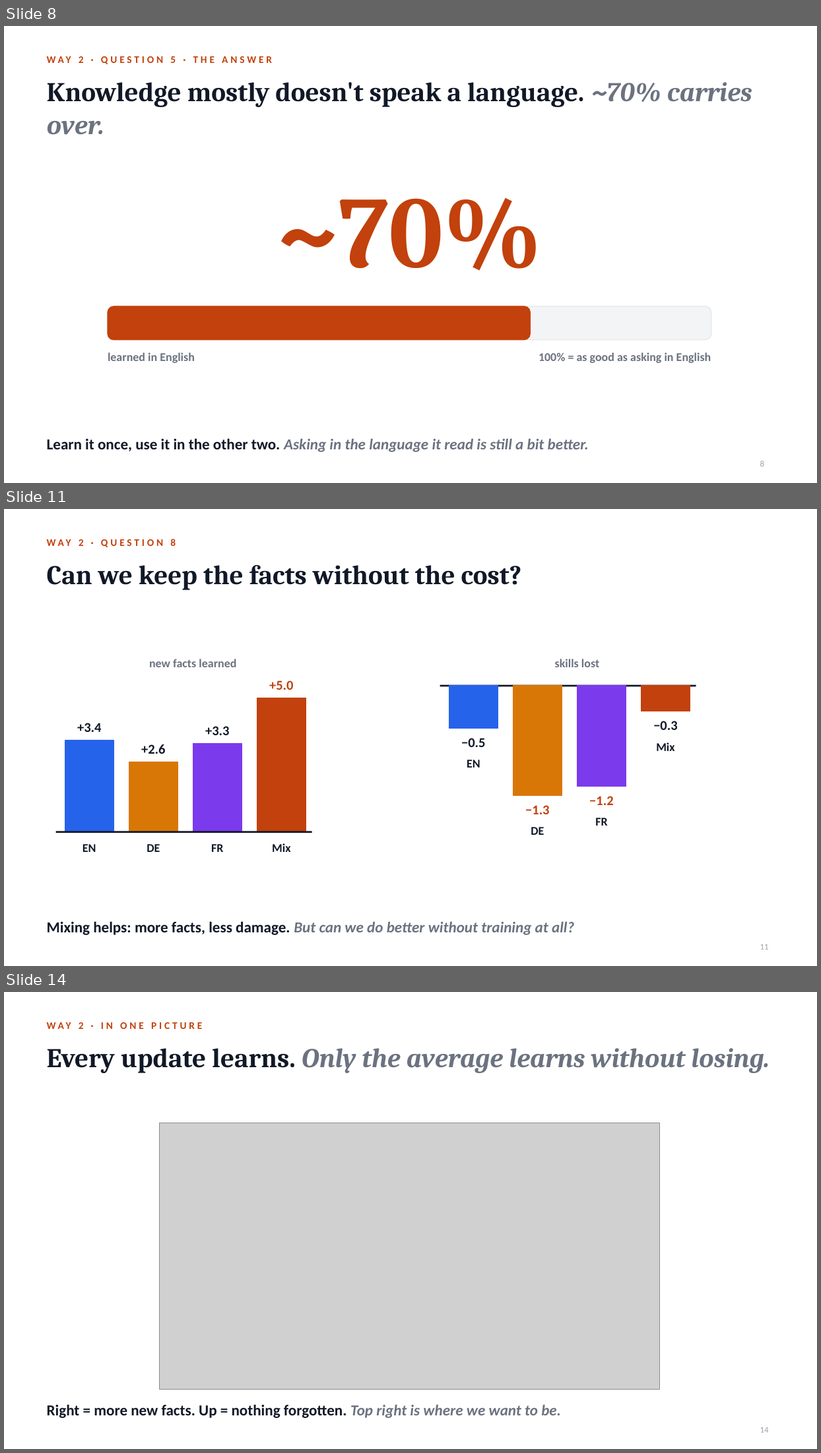
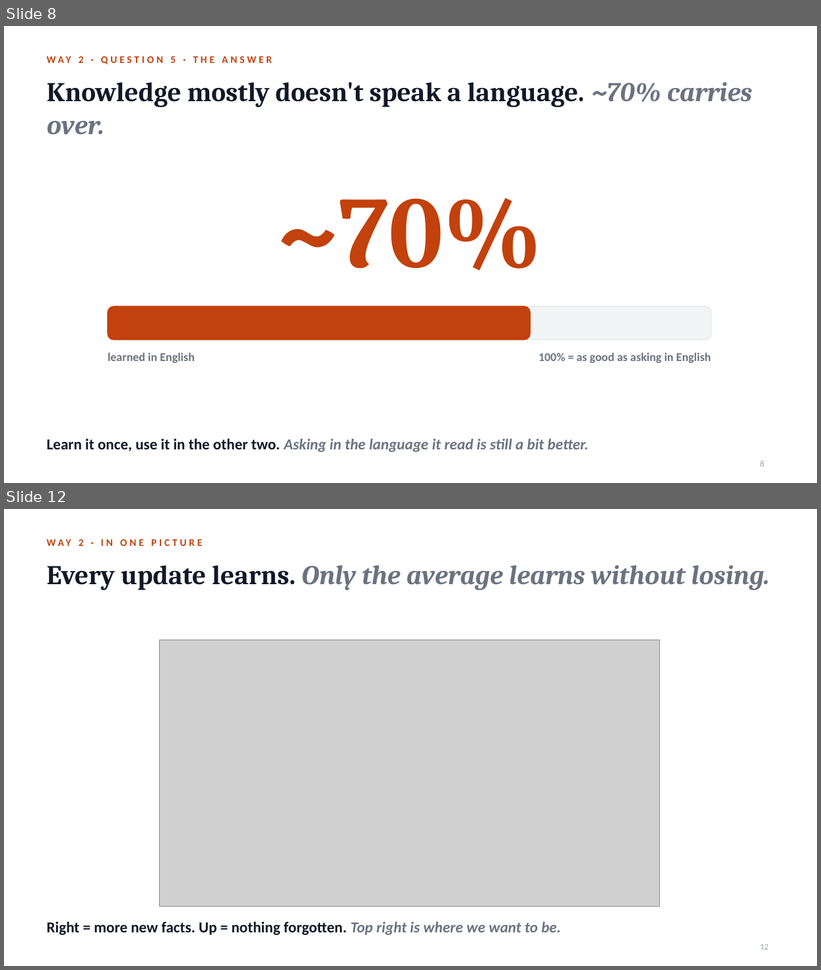
Before and after one commit to notagit3650/Claude_expo_repo_36501, a slide deck: slides/Retrain_or_teach.pptx. Shown one above the other, each under a label of ours: slides 8, 11 and 14 before the commit, slides 8 and 12 after it; the slides between them are not shown. The pictures are 821x1453 and 821x970 pixels, drawn with LibreOffice and Linux fonts; fonts in the diff are those of the drawing; grey boxes stand for pictures. Boxes give left, top, right and bottom in pixels: in the first picture for what was removed or moved away, otherwise in the second. Text is boxed around its words. In the diff, an @@ line names an element or a change of style, - is before the commit and + after.

```diff
--- a/slides/Retrain_or_teach.pptx
+++ b/slides/Retrain_or_teach.pptx
@@ slide 11 removed at bbox=[4, 509, 817, 966], background #FFFFFF @@
@@ text removed at bbox=[47, 539, 176, 546] @@
-WAY 2 · QUESTION 8
@@ title removed at bbox=[47, 565, 522, 590] @@
-Can we keep the facts without the cost?
@@ text removed at bbox=[149, 659, 236, 667] @@
-new facts learned
@@ text removed at bbox=[555, 659, 599, 667] @@
-skills lost
@@ text removed at bbox=[269, 681, 293, 690] @@
-+5.0
@@ line removed from (440, 686) to (696, 686) @@
@@ rectangle removed at bbox=[450, 686, 498, 729] @@
@@ rectangle removed at bbox=[514, 686, 562, 795] @@
@@ rectangle removed at bbox=[578, 686, 626, 787] @@
@@ rectangle removed at bbox=[642, 686, 690, 712] @@
@@ rectangle removed at bbox=[257, 698, 306, 832] @@
@@ text removed at bbox=[77, 723, 101, 732] @@
-+3.4
@@ text removed at bbox=[205, 726, 229, 735] @@
-+3.3
@@ text removed at bbox=[653, 721, 677, 730] @@
-−0.3
@@ rectangle removed at bbox=[65, 741, 114, 832] @@
@@ text removed at bbox=[141, 745, 165, 754] @@
-+2.6
@@ rectangle removed at bbox=[193, 744, 242, 832] @@
@@ text removed at bbox=[461, 738, 485, 747] @@
-−0.5
@@ text removed at bbox=[656, 743, 675, 751] @@
-Mix
@@ rectangle removed at bbox=[129, 762, 178, 832] @@
@@ text removed at bbox=[467, 760, 481, 768] @@
-EN
@@ text removed at bbox=[525, 805, 549, 815] @@
-−1.3
@@ text removed at bbox=[589, 796, 613, 805] @@
-−1.2
@@ text removed at bbox=[595, 818, 607, 826] @@
-FR
@@ line removed from (56, 832) to (312, 832) @@
@@ text removed at bbox=[83, 844, 96, 852] @@
-EN
@@ text removed at bbox=[147, 844, 160, 852] @@
-DE
@@ text removed at bbox=[211, 844, 223, 852] @@
-FR
@@ text removed at bbox=[272, 844, 290, 852] @@
-Mix
@@ text removed at bbox=[531, 827, 544, 835] @@
-DE
@@ text removed at bbox=[47, 921, 574, 935] @@
-Mixing helps: more facts, less damage. But can we do better without training at all?
@@ page number removed at bbox=[760, 945, 769, 950] @@
-11
@@ what was slide 14 is now slide 12 @@
@@ page number at bbox=[760, 945, 769, 950]: text changed @@
-14
+12
```
Also in this commit, not shown: 8 slides changed, 1 other slide removed, 2 other files.
